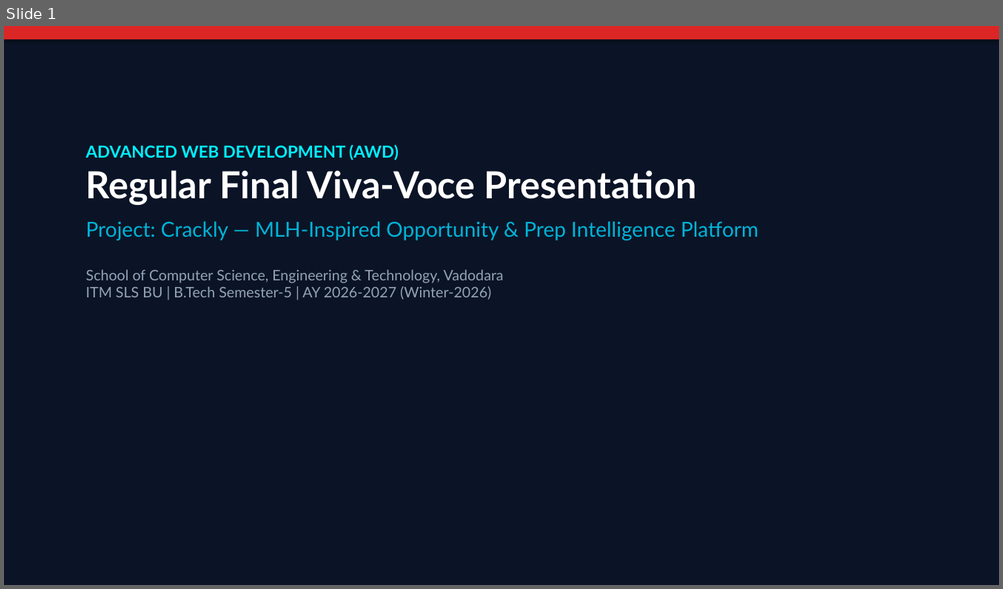
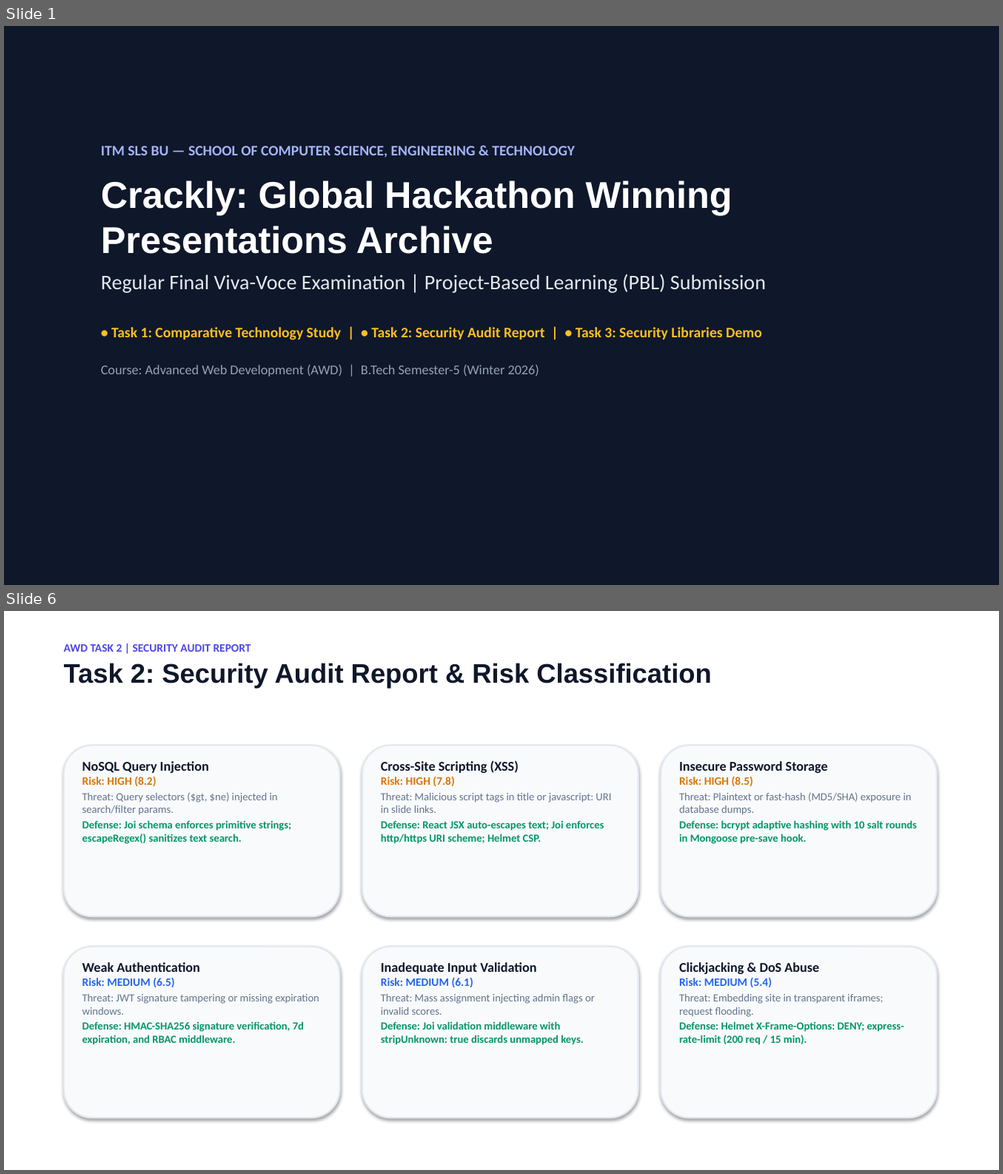
Before and after one commit to ToshalTrivedi/AWD_Project-, a slide deck: docs/AWD_Final_Viva_Presentation_Crackly.pptx. Shown one above the other, each under a label of ours: slide 1 before the commit, slides 1 and 6 after it; the slides between them are not shown. The pictures are 1003x589 and 1003x1174 pixels, drawn with LibreOffice and Linux fonts; fonts in the diff are those of the drawing. Boxes give left, top, right and bottom in pixels: in the first picture for what was removed or moved away, otherwise in the second. Text is boxed around its words. In the diff, an @@ line names an element or a change of style, - is before the commit and + after.

Commit message:
feat(crackly): streamline codebase, update brand favicon, and add AWD viva-voce deliverables (PPT, reports, test suite)

```diff
--- a/docs/AWD_Final_Viva_Presentation_Crackly.pptx
+++ b/docs/AWD_Final_Viva_Presentation_Crackly.pptx
@@ slide 6 added at (4, 611, 999, 1170), background #FFFFFF @@
@@ text added at (64, 644, 711, 689), 26 pt, text #0F172A, bold @@
+AWD TASK 2 | SECURITY AUDIT REPORT
+Task 2: Security Audit Report & Risk Classification
@@ rounded rectangle added at (64, 745, 340, 917), fill #F8FAFC, outline #E2E8F0 1.5 pt @@
@@ text added at (82, 761, 291, 844), 10.5 pt, text #059669, bold @@
+NoSQL Query Injection
+Risk: HIGH (8.2)
+Threat: Query selectors ($gt, $ne) injected in search/filter params.
+Defense: Joi schema enforces primitive strings; escapeRegex() sanitizes text search.
@@ rounded rectangle added at (362, 745, 638, 917), fill #F8FAFC, outline #E2E8F0 1.5 pt @@
@@ text added at (381, 760, 611, 844), 10.5 pt, text #059669, bold @@
+Cross-Site Scripting (XSS)
+Risk: HIGH (7.8)
+Threat: Malicious script tags in title or javascript: URI in slide links.
+Defense: React JSX auto-escapes text; Joi enforces http/https URI scheme; Helmet CSP.
@@ rounded rectangle added at (660, 745, 936, 917), fill #F8FAFC, outline #E2E8F0 1.5 pt @@
@@ text added at (679, 761, 916, 844), 10.5 pt, text #059669, bold @@
+Insecure Password Storage
+Risk: HIGH (8.5)
+Threat: Plaintext or fast-hash (MD5/SHA) exposure in database dumps.
+Defense: bcrypt adaptive hashing with 10 salt rounds in Mongoose pre-save hook.
@@ rounded rectangle added at (64, 947, 340, 1119), fill #F8FAFC, outline #E2E8F0 1.5 pt @@
@@ text added at (82, 963, 319, 1045), 10.5 pt, text #059669, bold @@
+Weak Authentication
+Risk: MEDIUM (6.5)
+Threat: JWT signature tampering or missing expiration windows.
+Defense: HMAC-SHA256 signature verification, 7d expiration, and RBAC middleware.
@@ rounded rectangle added at (362, 947, 638, 1119), fill #F8FAFC, outline #E2E8F0 1.5 pt @@
@@ text added at (381, 963, 595, 1045), 10.5 pt, text #059669, bold @@
+Inadequate Input Validation
+Risk: MEDIUM (6.1)
+Threat: Mass assignment injecting admin flags or invalid scores.
+Defense: Joi validation middleware with stripUnknown: true discards unmapped keys.
@@ rounded rectangle added at (660, 947, 936, 1119), fill #F8FAFC, outline #E2E8F0 1.5 pt @@
@@ text added at (679, 963, 904, 1045), 10.5 pt, text #059669, bold @@
+Clickjacking & DoS Abuse
+Risk: MEDIUM (5.4)
+Threat: Embedding site in transparent iframes; request flooding.
+Defense: Helmet X-Frame-Options: DENY; express-rate-limit (200 req / 15 min).
@@ slide 1 changed as well @@
@@ rectangle at (4, 26, 999, 585): fill #0B1426 to #0F172A @@
@@ rectangle removed at (4, 26, 999, 39) @@
@@ text at (101, 146, 765, 377): text changed; font Lato to Calibri; text colour #94A3B8 to #FBBF24; bold on @@
-ADVANCED WEB DEVELOPMENT (AWD)
-Regular Final Viva-Voce Presentation
-Project: Crackly — MLH-Inspired Opportunity & Prep Intelligence Platform
-School of Computer Science, Engineering & Technology, Vadodara
-ITM SLS BU | B.Tech Semester-5 | AY 2026-2027 (Winter-2026)
+ITM SLS BU — SCHOOL OF COMPUTER SCIENCE, ENGINEERING & TECHNOLOGY
+Crackly: Global Hackathon Winning Presentations Archive
+Regular Final Viva-Voce Examination | Project-Based Learning (PBL) Submission
+• Task 1: Comparative Technology Study | • Task 2: Security Audit Report | • Task 3: Security Libraries Demo
+Course: Advanced Web Development (AWD) | B.Tech Semester-5 (Winter 2026)
```
Also in this commit, not shown: 8 other slides added, 12 slides removed, 49 other files.
